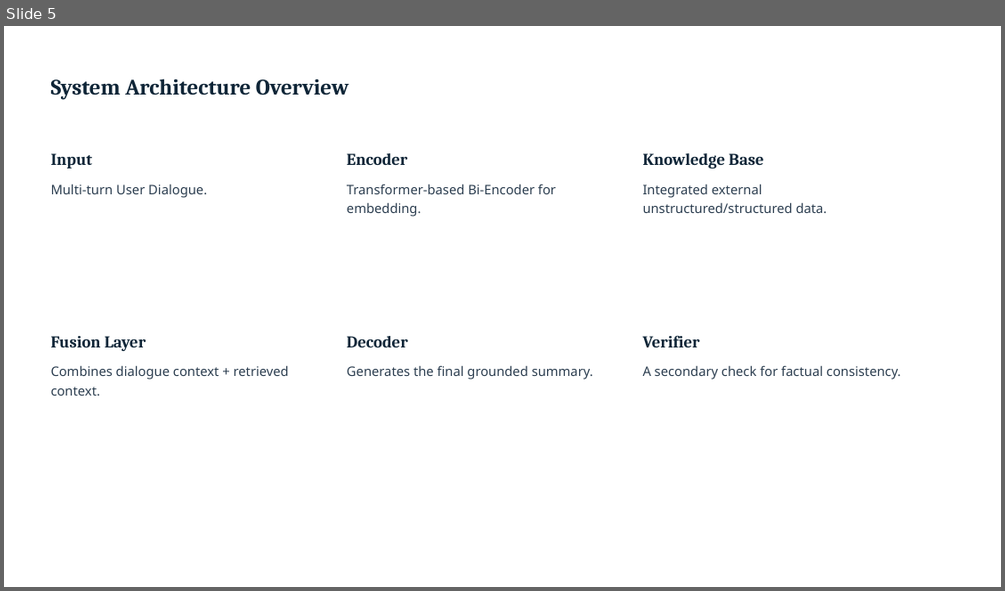
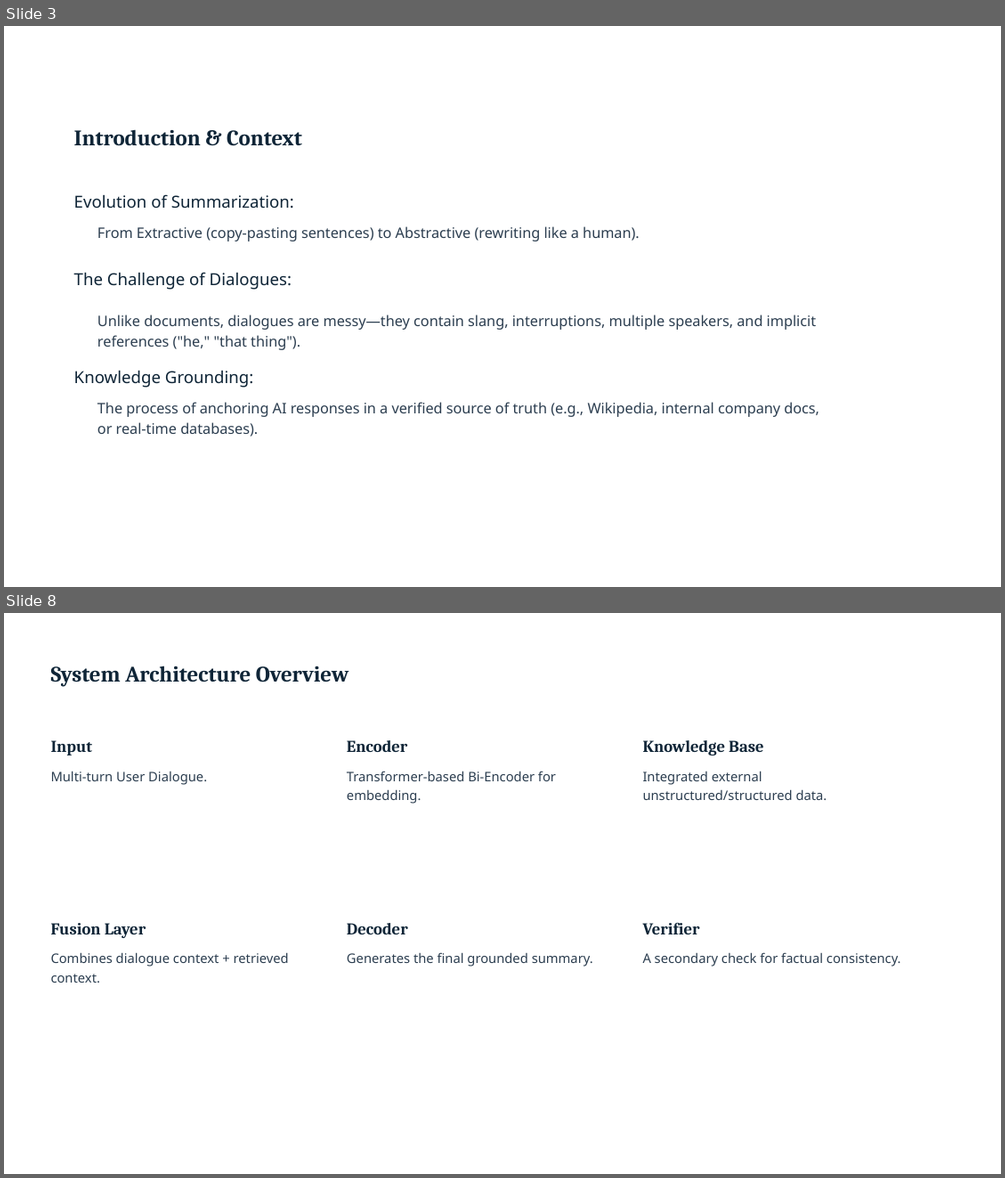
Before and after one commit to sOuL2000s/single-ppt-hosting-website, a slide deck: Q2_Project_Status_Update_Advanced_AI_Dialogue_Summarization_Framework.pptx. Shown one above the other, each under a label of ours: slide 5 before the commit, slides 3 and 8 after it; the slides between them are not shown. The pictures are 1005x591 and 1005x1178 pixels, drawn with LibreOffice and Linux fonts; fonts in the diff are those of the drawing; background and template pictures are left out. Boxes give left, top, right and bottom in pixels: in the first picture for what was removed or moved away, otherwise in the second. Text is boxed around its words. In the diff, an @@ line names an element or a change of style, - is before the commit and + after.

```diff
--- a/Q2_Project_Status_Update_Advanced_AI_Dialogue_Summarization_Framework.pptx
+++ b/Q2_Project_Status_Update_Advanced_AI_Dialogue_Summarization_Framework.pptx
@@ slide 3 added at bbox=[4, 26, 1001, 587], background #FFFFFF @@
@@ text added at bbox=[74, 129, 302, 146], 16 pt, text #0F2537, bold @@
+Introduction & Context
@@ text added at bbox=[74, 194, 294, 208], 12 pt, text #0F2537 @@
+Evolution of Summarization:
@@ text added at bbox=[97, 226, 639, 241], 10.5 pt, text #2C3E50 @@
+From Extractive (copy-pasting sentences) to Abstractive (rewriting like a human).
@@ text added at bbox=[74, 272, 291, 289], 12 pt, text #0F2537 @@
+The Challenge of Dialogues:
@@ text added at bbox=[97, 314, 817, 350], 10.5 pt, text #2C3E50 @@
+Unlike documents, dialogues are messy—they contain slang, interruptions, multiple speakers, and implicit
+references ("he," "that thing").
@@ text added at bbox=[74, 370, 254, 387], 12 pt, text #0F2537 @@
+Knowledge Grounding:
@@ text added at bbox=[97, 402, 819, 436], 10.5 pt, text #2C3E50 @@
+The process of anchoring AI responses in a verified source of truth (e.g., Wikipedia, internal company docs,
+or real-time databases).
@@ what was slide 5 is now slide 8 @@
```
Also in this commit, not shown: 3 slides changed, 6 other slides added, 4 slides removed.
